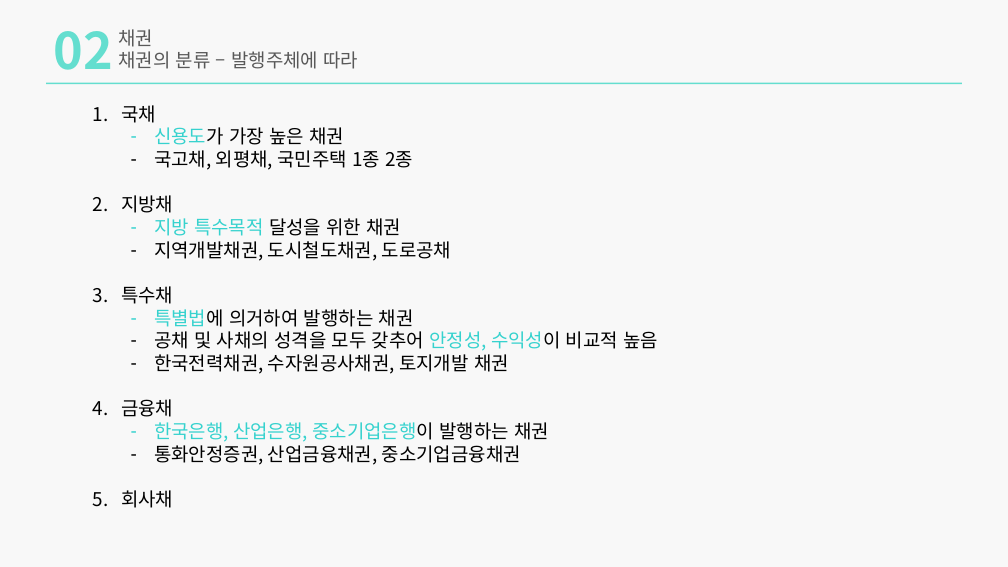
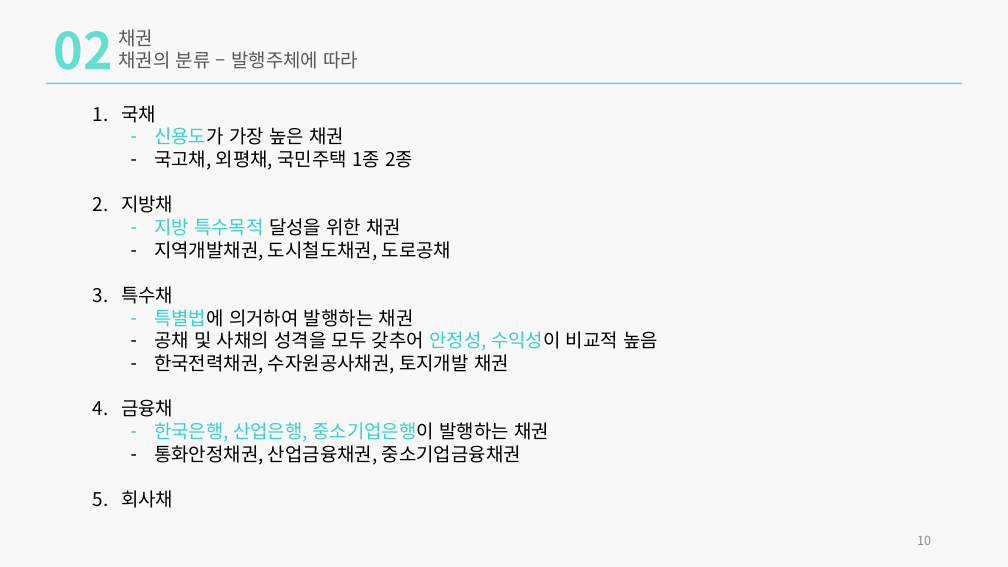
Before and after one commit to zndrke/Financial-Product, a slide deck: slide 10 of 금리채권/금리,채권,FRN.pptx (slide 9 before the commit). Drawn at 1008x567 pixels with LibreOffice and Linux fonts; fonts in the diff are those of the drawing. Boxes give left, top, right and bottom in pixels: in the first picture for what was removed or moved away, otherwise in the second. Text is boxed around its words. In the diff, an @@ line names an element or a change of style, - is before the commit and + after.

```diff
--- a/금리채권/금리,채권,FRN.pptx
+++ b/금리채권/금리,채권,FRN.pptx
@@ text at (154,441,521,465): text changed @@
-  – 통화안정증권, 산업금융채권, 중소기업금융채권
+  – 통화안정채권, 산업금융채권, 중소기업금융채권
@@ page number added at (917,536,931,545), 12 pt, text #8C8C8C @@
+10
```
Also in this commit, not shown: 19 other slides changed, 3 slides added, 2 slides removed, 4 other files.
